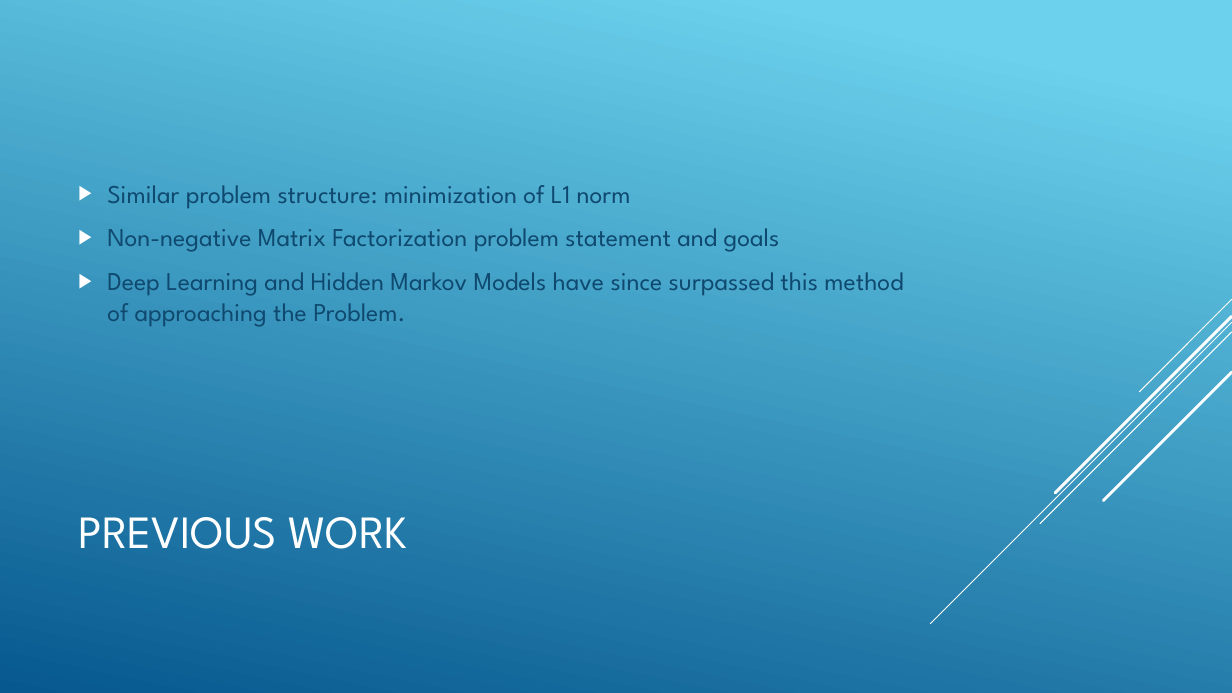
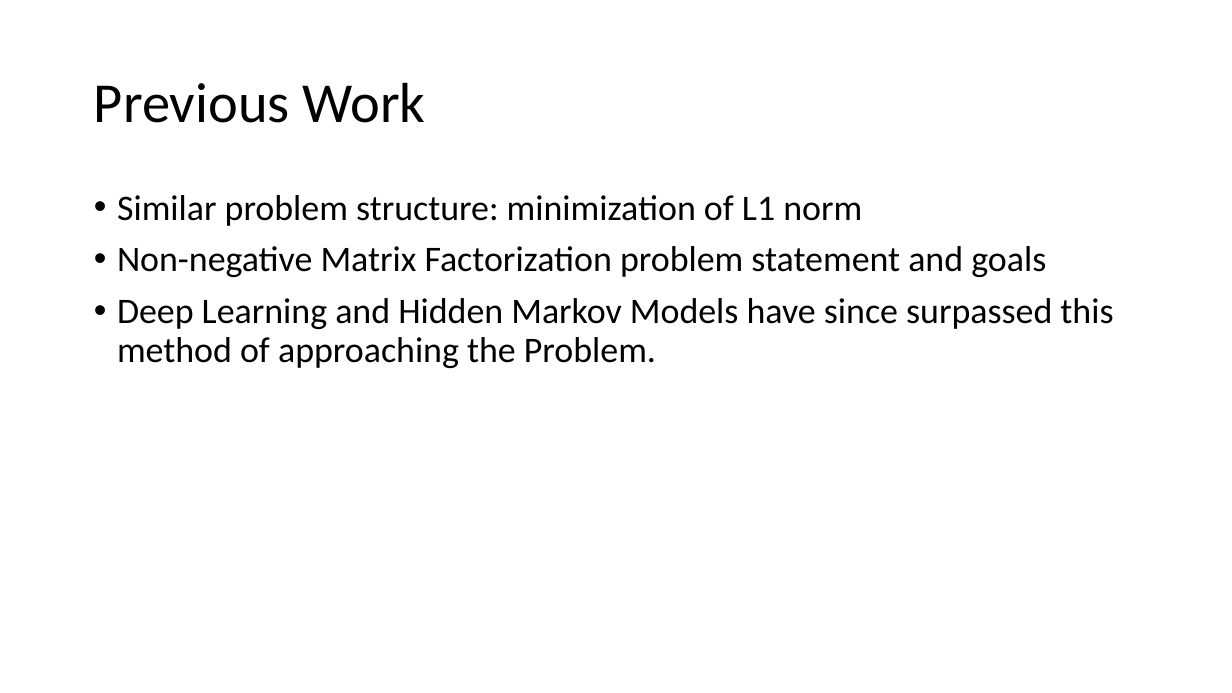
Before and after one commit to esaracin/compressive-sensing-cocktail-party-problem, a slide deck: slide 5 of slide/slides.pptx. Drawn at 1232x693 pixels with LibreOffice and Linux fonts; fonts in the diff are those of the drawing. Boxes give left, top, right and bottom in pixels: in the first picture for what was removed or moved away, otherwise in the second. Text is boxed around its words. In the diff, an @@ line names an element or a change of style, - is before the commit and + after.

```diff
--- a/slide/slides.pptx
+++ b/slide/slides.pptx
@@ background gradient #6ED2EB to #06588E to #FFFFFF @@
@@ title at [94, 82, 425, 123]: text changed; size 36 to 44 pt; font League Spartan to Calibri; text colour #FFFFFF to #000000 @@
-PREVIOUS WORK
+Previous Work
@@ text "Similar problem structure: minimization of ...": place and size @@
-text "Similar problem structure: minimization of ..." at [107, 185, 903, 327]
+text "Similar problem structure: minimization of ..." at [117, 195, 1113, 368]
@@ text "Similar problem structure: minimization of ..." at [117, 195, 1113, 368]: size 20 to 28 pt, font League Spartan to Calibri, text colour #0F496F to #000000; bullet ▶ to •; line spacing 1 to 0.9; vertical alignment middle to top @@
@@ group removed at [931, 299, 1232, 624]: 5 lines @@
```
Also in this commit, not shown: 8 other slides changed, 1 slide added, 1 slide removed.
